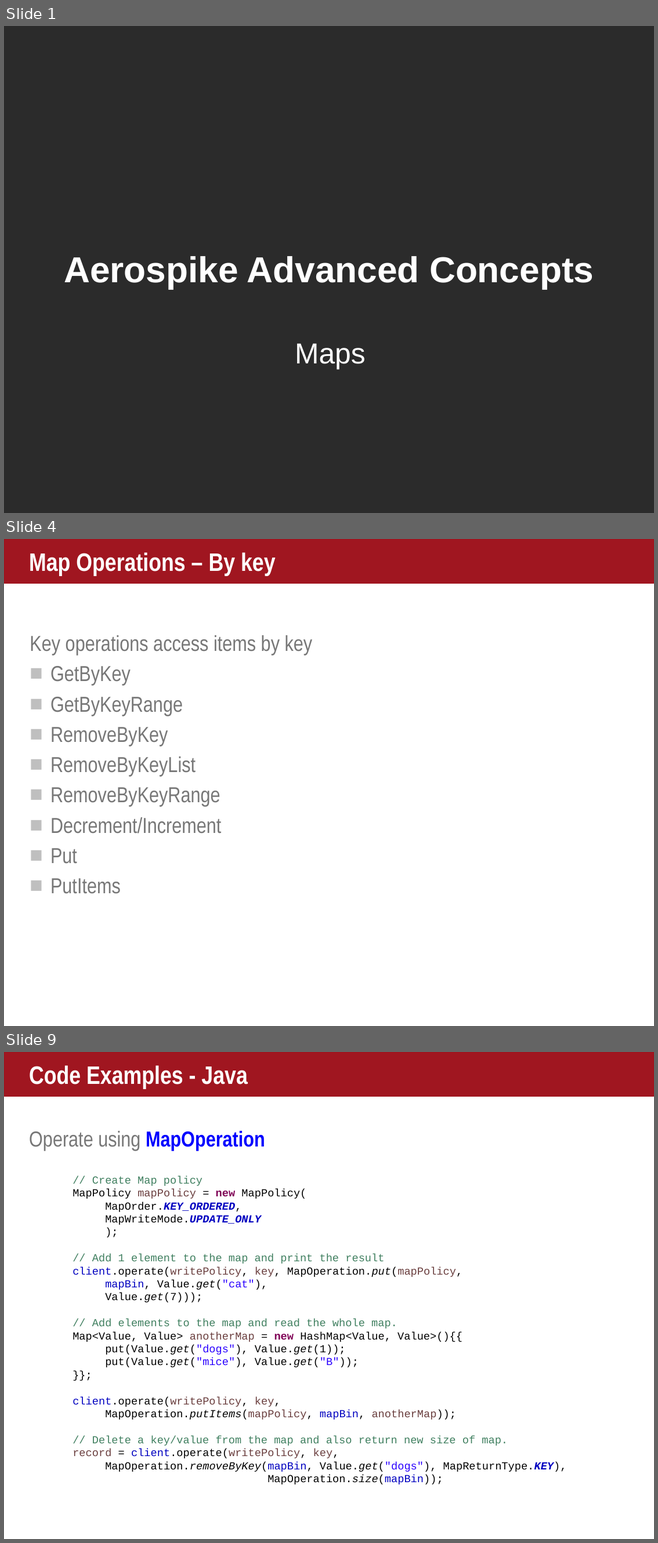
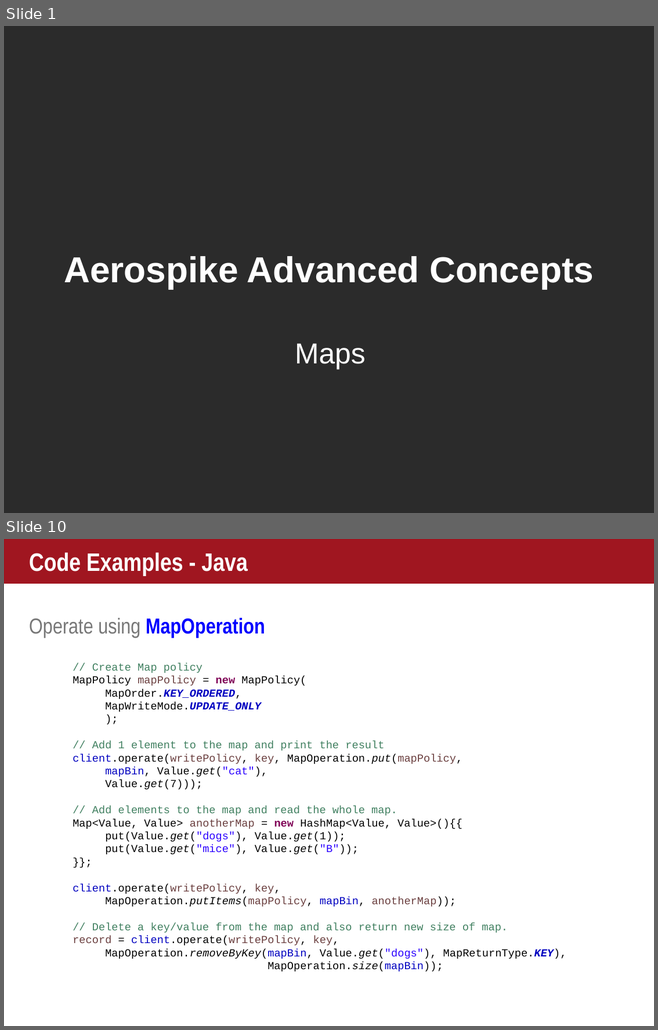
Before and after one commit to helipilot50/aerospike-advanced-concepts, a slide deck: maps/courseware/Maps.pptx. Shown one above the other, each under a label of ours: slides 1, 4 and 9 before the commit, slides 1 and 10 after it; the slides between them are not shown. The pictures are 658x1543 and 658x1030 pixels, drawn with LibreOffice and Linux fonts; fonts in the diff are those of the drawing; background and template pictures are left out; a plain dark background stands for a picture behind light text. Boxes give left, top, right and bottom in pixels: in the first picture for what was removed or moved away, otherwise in the second. Text is boxed around its words. In the diff, an @@ line names an element or a change of style, - is before the commit and + after.

```diff
--- a/maps/courseware/Maps.pptx
+++ b/maps/courseware/Maps.pptx
@@ slide 4 removed at box(4, 539, 654, 1026), background #FFFFFF; not listed: 1 template element that a slide beside it also shows @@
@@ title removed at box(23, 541, 622, 582) @@
-Map Operations – By key
@@ text removed at box(30, 635, 313, 894) @@
-Key operations access items by key
-■ GetByKey
-■ GetByKeyRange
-■ RemoveByKey
-■ RemoveByKeyList
-■ RemoveByKeyRange
-■ Decrement/Increment
-■ Put
-■ PutItems
@@ what was slide 9 is now slide 10 @@
```
Also in this commit, not shown: 6 slides changed, 3 slides added, 1 other slide removed, 2 other files.
